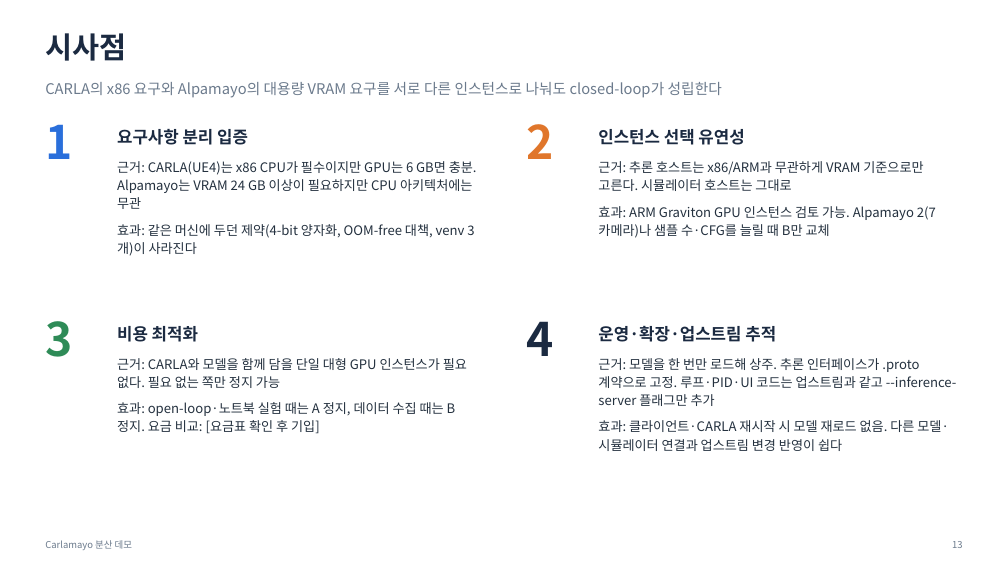
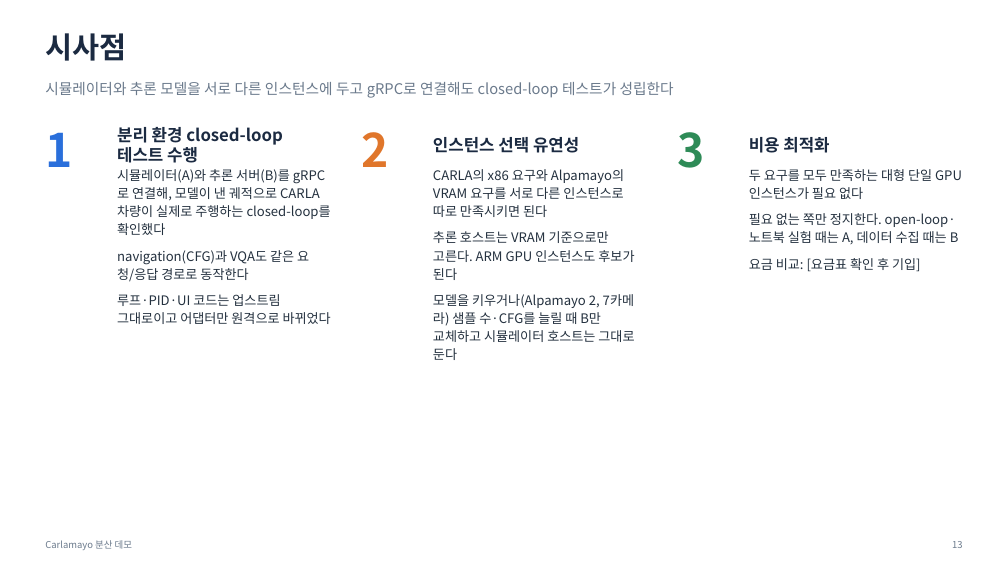
Before and after one commit to JwonMoon/carlamayo-my-distributed, a slide deck: slide 13 of docs/distributed/demo-overview.pptx. Drawn at 1008x567 pixels with LibreOffice and Linux fonts; fonts in the diff are those of the drawing. Boxes give left, top, right and bottom in pixels: in the first picture for what was removed or moved away, otherwise in the second. Text is boxed around its words. In the diff, an @@ line names an element or a change of style, - is before the commit and + after.

```diff
--- a/docs/distributed/demo-overview.pptx
+++ b/docs/distributed/demo-overview.pptx
@@ text at [45, 82, 674, 98]: text changed @@
-CARLA의 x86 요구와 Alpamayo의 대용량 VRAM 요구를 서로 다른 인스턴스로 나눠도 closed-loop가 성립한다
+시뮬레이터와 추론 모델을 서로 다른 인스턴스에 두고 gRPC로 연결해도 closed-loop 테스트가 성립한다
@@ text "1": place and size @@
-text "1" at [45, 124, 72, 159]
+text "1" at [45, 132, 72, 167]
@@ text at [117, 127, 283, 163]: text changed @@
-요구사항 분리 입증
+분리 환경 closed-loop 테스트 수행
@@ text "2": place and size @@
-text "2" at [527, 124, 554, 159]
+text "2" at [361, 132, 388, 167]
@@ text "인스턴스 선택 유연성": place and size @@
-text "인스턴스 선택 유연성" at [598, 129, 744, 145]
+text "인스턴스 선택 유연성" at [433, 137, 579, 153]
@@ text "3": place and size @@
-text "3" at [45, 321, 72, 357]
+text "3" at [677, 132, 704, 168]
@@ text "비용 최적화": place and size @@
-text "비용 최적화" at [117, 326, 198, 342]
+text "비용 최적화" at [749, 137, 829, 153]
@@ text at [117, 169, 331, 324]: text changed @@
-근거: CARLA(UE4)는 x86 CPU가 필수이지만 GPU는 6 GB면 충분. Alpamayo는 VRAM 24 GB 이상이 필요하지만 CPU 아키텍처에는 무관
-효과: 같은 머신에 두던 제약(4-bit 양자화, OOM-free 대책, venv 3개)이 사라진다
+시뮬레이터(A)와 추론 서버(B)를 gRPC로 연결해, 모델이 낸 궤적으로 CARLA 차량이 실제로 주행하는 closed-loop를 확인했다
+navigation(CFG)과 VQA도 같은 요청/응답 경로로 동작한다
+루프·PID·UI 코드는 업스트림 그대로이고 어댑터만 원격으로 바뀌었다
@@ text at [433, 169, 634, 360]: text changed @@
-근거: 추론 호스트는 x86/ARM과 무관하게 VRAM 기준으로만 고른다. 시뮬레이터 호스트는 그대로
-효과: ARM Graviton GPU 인스턴스 검토 가능. Alpamayo 2(7카메라)나 샘플 수·CFG를 늘릴 때 B만 교체
+CARLA의 x86 요구와 Alpamayo의 VRAM 요구를 서로 다른 인스턴스로 따로 만족시키면 된다
+추론 호스트는 VRAM 기준으로만 고른다. ARM GPU 인스턴스도 후보가 된다
+모델을 키우거나(Alpamayo 2, 7카메라) 샘플 수·CFG를 늘릴 때 B만 교체하고 시뮬레이터 호스트는 그대로 둔다
@@ text at [749, 169, 962, 272]: text changed @@
-근거: CARLA와 모델을 함께 담을 단일 대형 GPU 인스턴스가 필요 없다. 필요 없는 쪽만 정지 가능
-효과: open-loop·노트북 실험 때는 A 정지, 데이터 수집 때는 B 정지. 요금 비교: [요금표 확인 후 기입]
+두 요구를 모두 만족하는 대형 단일 GPU 인스턴스가 필요 없다
+필요 없는 쪽만 정지한다. open-loop·노트북 실험 때는 A, 데이터 수집 때는 B
+요금 비교: [요금표 확인 후 기입]
@@ text removed at [527, 321, 554, 356] @@
-4
@@ text removed at [598, 326, 776, 342] @@
-운영·확장·업스트림 추적
@@ text removed at [598, 358, 957, 451] @@
-근거: 모델을 한 번만 로드해 상주. 추론 인터페이스가 .proto 계약으로 고정. 루프·PID·UI 코드는 업스트림과 같고 --inference-server 플래그만 추가
-효과: 클라이언트·CARLA 재시작 시 모델 재로드 없음. 다른 모델·시뮬레이터 연결과 업스트림 변경 반영이 쉽다
```
Also in this commit, not shown: 1 other file.
